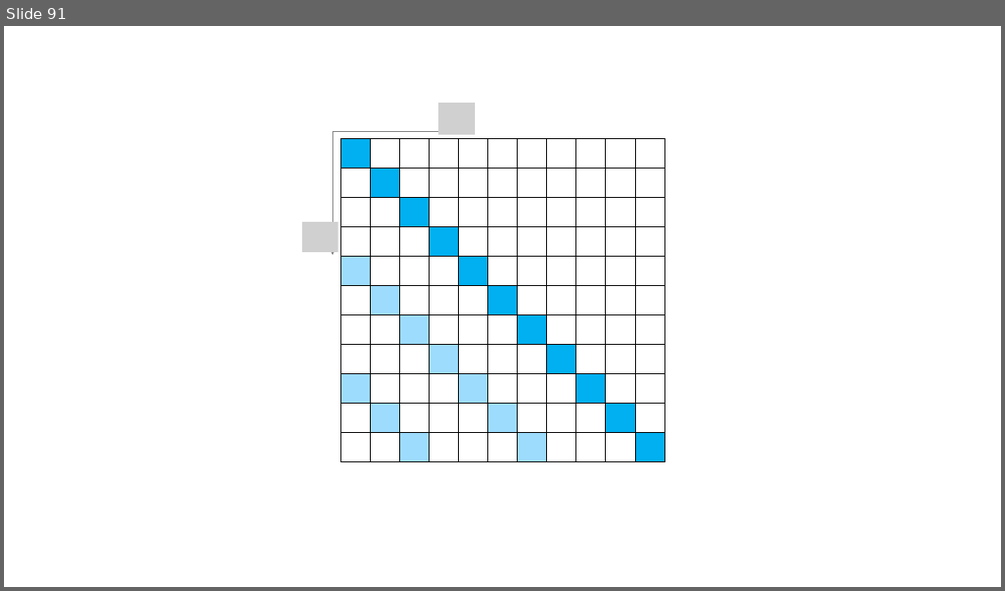
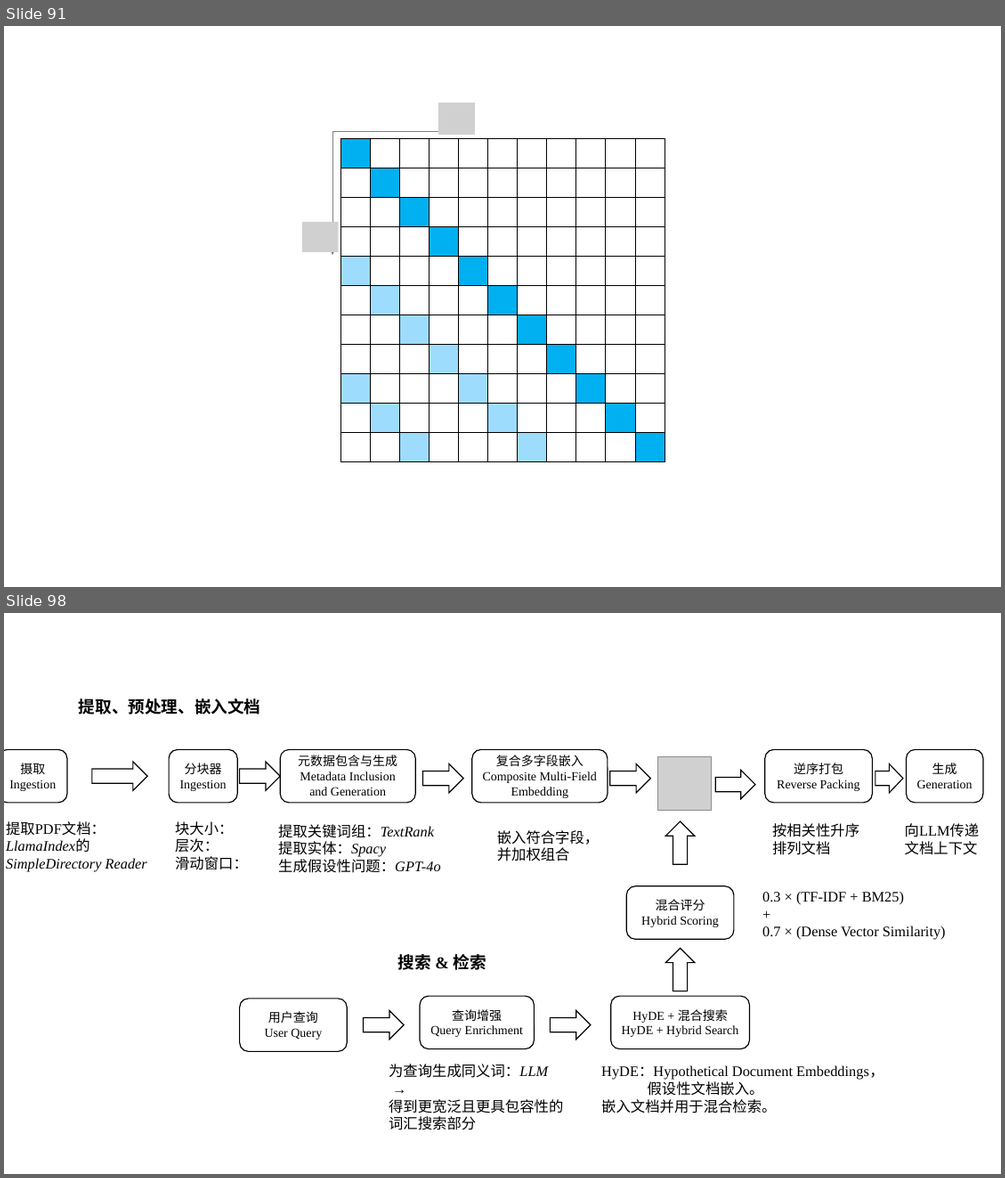
Before and after one commit to clonetimer/pptx, a slide deck: 素材.pptx. Shown one above the other, each under a label of ours: slide 91 before the commit, slides 91 and 98 after it; the slides between them are not shown. The pictures are 1005x591 and 1005x1178 pixels, drawn with LibreOffice and Linux fonts; fonts in the diff are those of the drawing; grey boxes stand for pictures. Boxes give left, top, right and bottom in pixels: in the first picture for what was removed or moved away, otherwise in the second. Text is boxed around its words. In the diff, an @@ line names an element or a change of style, - is before the commit and + after.

```diff
--- a/素材.pptx
+++ b/素材.pptx
@@ slide 98 added at bbox=[4, 613, 1001, 1174], background #FFFFFF @@
@@ group added at bbox=[4, 698, 983, 1130]: 11 texts, 10 rounded rectangles, 10 right arrows, 1 picture @@
+摄取
+Ingestion
+分块器
+Ingestion
+元数据包含与生成
+Metadata Inclusion and Generation
+复合多字段嵌入
+Composite Multi-Field Embedding
+逆序打包
+Reverse Packing
+生成
+Generation
+用户查询
+User Query
+查询增强
+Query Enrichment
+HyDE + 混合搜索
+HyDE + Hybrid Search
+混合评分
+Hybrid Scoring
+提取PDF文档：
+LlamaIndex的
+SimpleDirectory Reader
+块大小：
+层次：
+滑动窗口：
+提取关键词组：TextRank
+提取实体：Spacy
+生成假设性问题：GPT-4o
+嵌入符合字段，
+并加权组合
+按相关性升序
+排列文档
+向LLM传递
+文档上下文
+提取、预处理、嵌入文档
+搜索 & 检索
+为查询生成同义词：LLM
+→
+得到更宽泛且更具包容性的
+词汇搜索部分
+HyDE：Hypothetical Document Embeddings，
+假设性文档嵌入。
+嵌入文档并用于混合检索。
+0.3 × (TF-IDF + BM25)
++
+0.7 × (Dense Vector Similarity)
```
Also in this commit, not shown: 1 slide changed, 36 other slides added.
